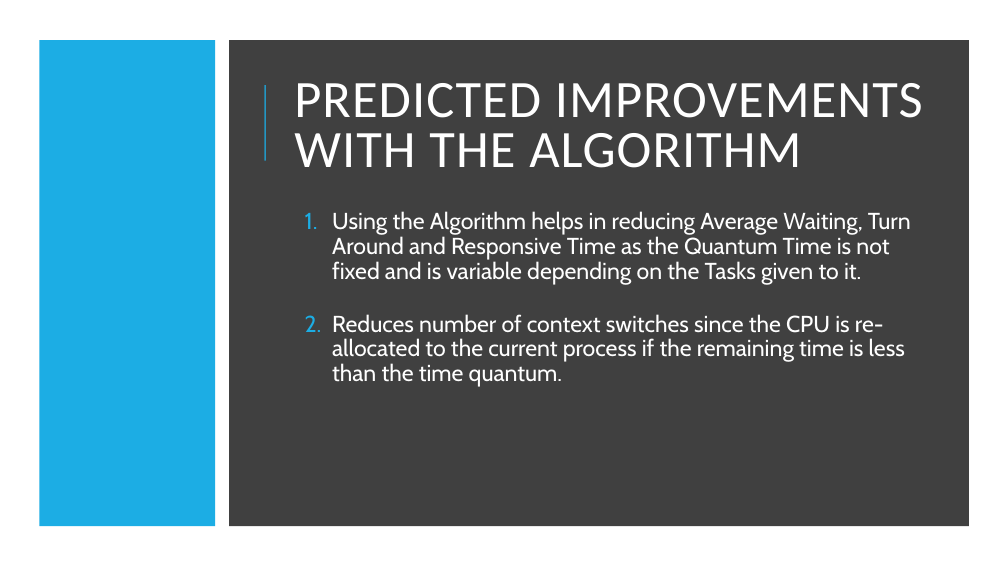
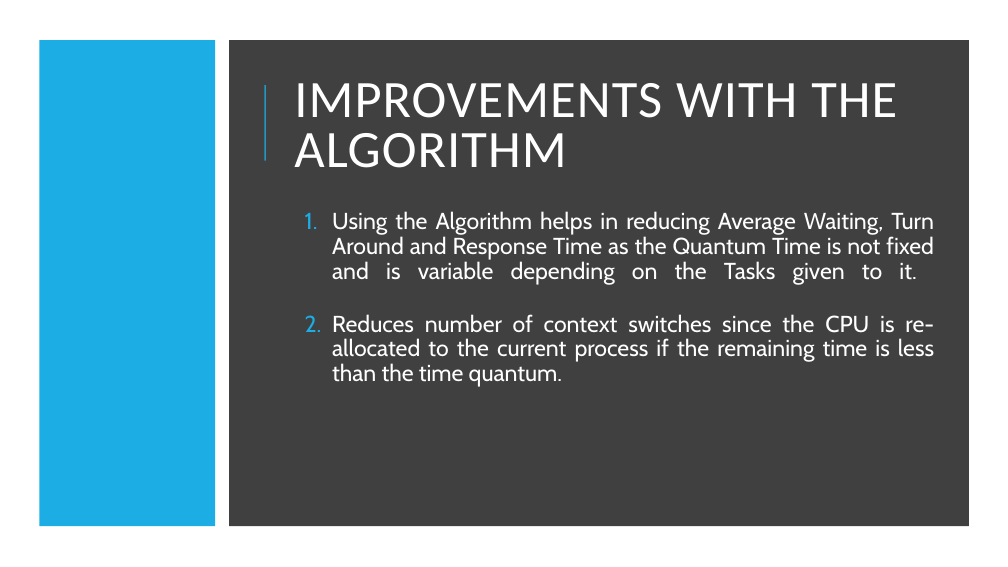
Before and after one commit to TheKillingAMD/OS-Algorithm-Improved-Round-Robin, a slide deck: slide 8 of OS.pptx (slide 7 before the commit). Drawn at 1008x567 pixels with LibreOffice and Linux fonts; fonts in the diff are those of the drawing. Boxes give left, top, right and bottom in pixels: in the first picture for what was removed or moved away, otherwise in the second. Text is boxed around its words. In the diff, an @@ line names an element or a change of style, - is before the commit and + after.

```diff
--- a/OS.pptx
+++ b/OS.pptx
@@ title at [294, 83, 897, 168]: text changed @@
-PREDICTED IMPROVEMENTS WITH THE ALGORITHM
+IMPROVEMENTS WITH THE ALGORITHM
@@ text at [332, 211, 934, 285]: text changed @@
-1. Using the Algorithm helps in reducing Average Waiting, Turn Around and Responsive Time as the Quantum Time is not fixed and is variable depending on the Tasks given to it.
+1. Using the Algorithm helps in reducing Average Waiting, Turn Around and Response Time as the Quantum Time is not fixed and is variable depending on the Tasks given to it.
@@ text at [332, 314, 934, 387]: alignment left to justified @@
```
Also in this commit, not shown: 11 other slides changed, 7 slides added, 2 slides removed, 6 other files.
